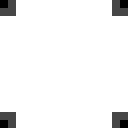
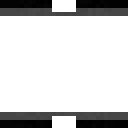
Comparing the layer stacks of the two 128px x 128px images. Changes:
hid "Layer 1" over [0, 0, 120, 128]
showed "horizontal" over [0, 0, 120, 128]
